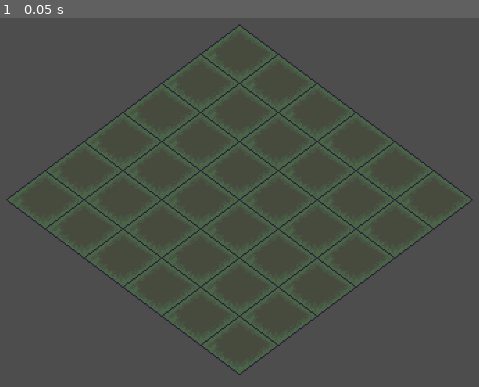
Above: before the commit, frame 1.
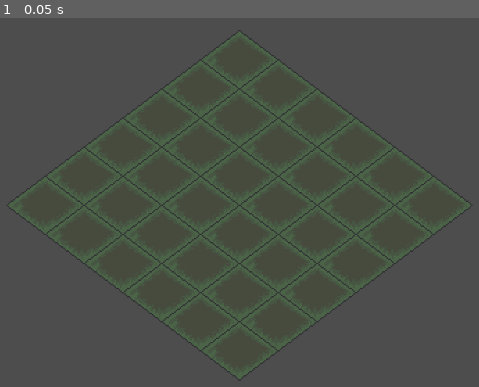
Above: after the commit, the same moment.

Repository: BrettLoewen/Building-System-Prototype
Game: Godot game, scene res://Main.tscn
Same seed, same stepped clock (60 frames per second), same inputs: the game is played once before the commit and once after it.
Inputs:
- Up to frame 1 (0.05 s): no input

The runs differ from the first frame. In frame 1, 4.0% of the frame differs, in the area x 1-99%, y 1-99%.

Commit message:
Edge Lines

Diff:
--- a/Main.gd
+++ b/Main.gd
@@ -18,28 +18,31 @@
 
 
 # Called every frame. 'delta' is the elapsed time since the previous frame.
-func _process(delta):
+func _process(_delta):
 	pass
 
 
 # Called to spawn the grid of tiles
 func SpawnTiles():
 	# Define how much the tiles need to move in order to sit beside each other correctly
-	var rightOffset = Vector2i(tileSize.x/2, -tileSize.y/2)
-	var leftOffset = Vector2i(-tileSize.x/2, -tileSize.y/2)
+	var rightOffset = Vector2(tileSize.x/2.0, -tileSize.y/2.0)
+	var leftOffset = Vector2(-tileSize.x/2.0, -tileSize.y/2.0)
 
 	# Loop through the grid and spawn all the tiles
 	for x in range(gridSize.x):
 		for y in range(gridSize.y):
 			# Use the tile's grid position and the offsets to determine this tile's position
-			var right = x - 1
-			var left = y - 1
-			var tilePos = (left * leftOffset) + (right * rightOffset)
+			var tilePos = (y * leftOffset) + (x * rightOffset)
+			var tileGridPos = Vector2i(x, y)
 
 			# Spawn the tile and set it's position
 			var newTile = tileScene.instantiate()
-			newTile.Setup(tilePos)
+			newTile.Setup(tilePos, tileGridPos)
 			tileParent.add_child(newTile)
 
 			# Store references to the tiles for future calculations
-			tiles[tilePos] = newTile
+			tiles[tileGridPos] = newTile
+
+	for key in tiles:
+		var tile = tiles[key]
+		tile.SetupLines(tiles)
--- a/Main.tscn
+++ b/Main.tscn
@@ -11,5 +11,5 @@
 [node name="Tile Grid" type="Node2D" parent="."]
 
 [node name="Camera2D" type="Camera2D" parent="."]
-position = Vector2(0, -84)
+position = Vector2(0, -130)
 zoom = Vector2(2, 2)
--- a/Tile.gd
+++ b/Tile.gd
@@ -1,15 +1,35 @@
 extends Node2D
+
+
+@export var lines: Array[Sprite2D]
+
+var gridPos: Vector2i
 
 
 # Called when the node enters the scene tree for the first time.
 func _ready():
-	pass # Replace with function body.
+	pass
 
 
 # Called every frame. 'delta' is the elapsed time since the previous frame.
-func _process(delta):
+func _process(_delta):
 	pass
 
 
-func Setup(pos: Vector2):
+func Setup(pos: Vector2, tileGridPos: Vector2i):
 	position = pos
+	z_index = tileGridPos.x + tileGridPos.y
+	gridPos = tileGridPos
+
+
+func SetupLines(tiles: Dictionary):
+	SetupLine(tiles, Vector2i(0, 1), 0)
+	SetupLine(tiles, Vector2i(1, 0), 1)
+	SetupLine(tiles, Vector2i(-1, 0), 2)
+	SetupLine(tiles, Vector2i(0, -1), 3)
+
+func SetupLine(tiles: Dictionary, offset: Vector2i, lineIndex: int):
+	if tiles.has(gridPos + offset):
+		lines[lineIndex].modulate = Color(0, 0, 0, 0)
+	else:
+		lines[lineIndex].modulate = Color(0, 0, 0, 100)
--- a/Tile.tscn
+++ b/Tile.tscn
@@ -1,11 +1,45 @@
-[gd_scene load_steps=3 format=3 uid="uid://dwdy42jecaior"]
+[gd_scene load_steps=7 format=3 uid="uid://dwdy42jecaior"]
 
 [ext_resource type="Texture2D" uid="uid://djtivi4fod52w" path="res://Art/Tile.png" id="1_gpgn5"]
 [ext_resource type="Script" path="res://Tile.gd" id="1_hcgrg"]
+[ext_resource type="Texture2D" uid="uid://bcxwi6q5oo6np" path="res://Art/Line Top-Left.png" id="3_5hv07"]
+[ext_resource type="Texture2D" uid="uid://0r5630dgtn1e" path="res://Art/Line Top-Right.png" id="4_7m2k6"]
+[ext_resource type="Texture2D" uid="uid://vsn2cd1gl5qg" path="res://Art/Line Bottom-Left.png" id="5_6sojr"]
+[ext_resource type="Texture2D" uid="uid://cc3qmehbutd44" path="res://Art/Line Bottom-Right.png" id="6_duu6n"]
 
-[node name="Tile" type="Node2D"]
+[node name="Tile" type="Node2D" node_paths=PackedStringArray("lines")]
 script = ExtResource("1_hcgrg")
+lines = [NodePath("Line Top-Left"), NodePath("Line Top-Right"), NodePath("Line Bottom-Left"), NodePath("Line Bottom-Right")]
 
 [node name="Top" type="Sprite2D" parent="."]
+position = Vector2(0, -32)
 texture = ExtResource("1_gpgn5")
-offset = Vector2(0, -32)
+
+[node name="Line Top-Left" type="Sprite2D" parent="."]
+visible = false
+z_index = 1
+position = Vector2(0, -32)
+texture = ExtResource("3_5hv07")
+
+[node name="Line Top-Right" type="Sprite2D" parent="."]
+visible = false
+z_index = 2
+position = Vector2(0, -32)
+texture = ExtResource("4_7m2k6")
+
+[node name="Line Bottom-Left" type="Sprite2D" parent="."]
+visible = false
+z_index = 3
+position = Vector2(0, -32)
+texture = ExtResource("5_6sojr")
+
+[node name="Line Bottom-Right" type="Sprite2D" parent="."]
+visible = false
+z_index = 4
+position = Vector2(0, -32)
+texture = ExtResource("6_duu6n")
+
+[node name="Area2D" type="Area2D" parent="."]
+
+[node name="CollisionPolygon2D" type="CollisionPolygon2D" parent="Area2D"]
+polygon = PackedVector2Array(-1, 0, -28, -21, -28, -22, -1, -43, 1, -43, 28, -22, 28, -21, 1, 0)
Binary file added: Art/Line Bottom-Left.png
Not shown, added: Art/Line Bottom-Left.png.import
Binary file added: Art/Line Bottom-Right.png
Not shown, added: Art/Line Bottom-Right.png.import
Binary file added: Art/Line Top-Left.png
Not shown, added: Art/Line Top-Left.png.import
Binary file added: Art/Line Top-Right.png
Not shown, added: Art/Line Top-Right.png.import
Binary file changed: Art/Tile.aseprite
Binary file changed: Art/Tile.png
